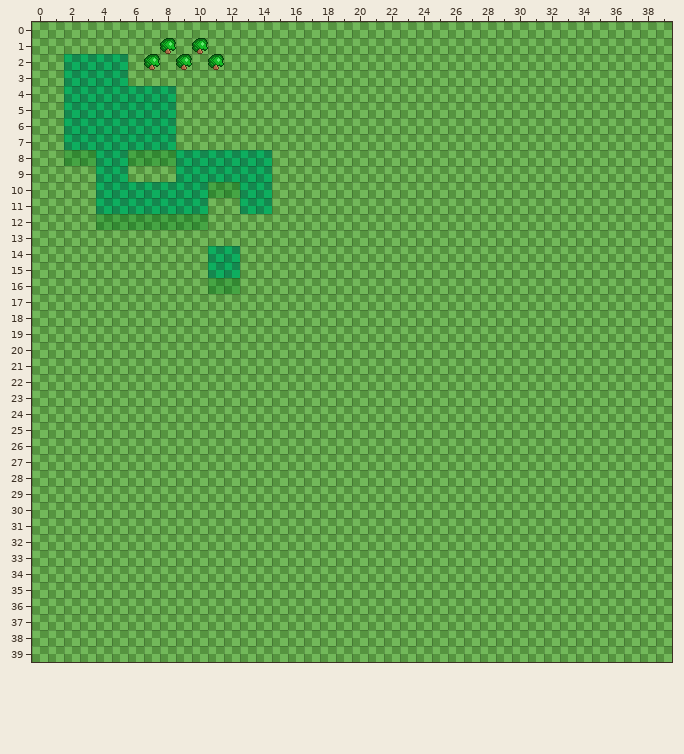
One commit to this Tiled map: cmake-build-debug/assets/tilemaps/field_00.tmx. The picture above was drawn from the file before the commit.
Cells are 16x16 px. Shown: x 0..39, y 0..39. Tiles whose own drawing changed are shown in their newer look in all pictures.
The same view after the edit:
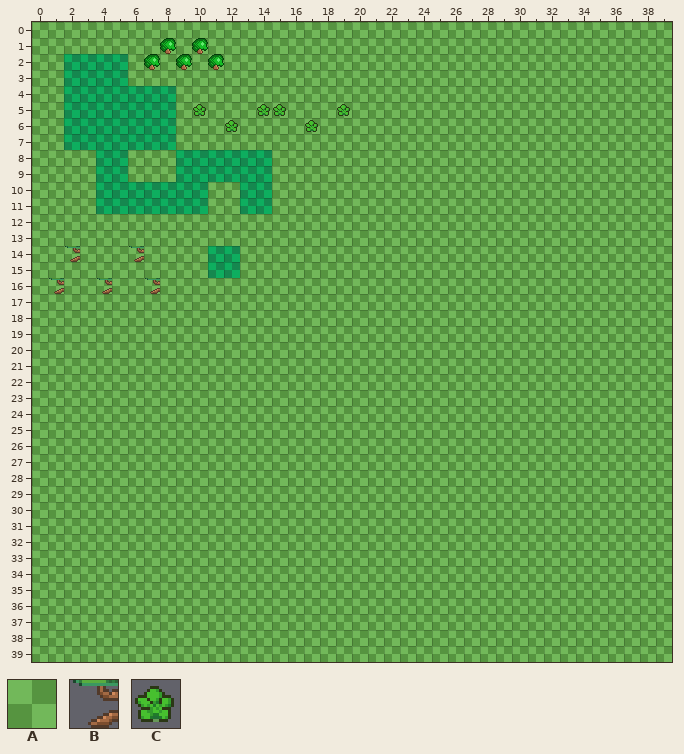
Key: from "normal_tileset": A 18, B 66, C 117.
_ is an empty cell.
Changes in this commit:
Changed rows in their new state; . is an unchanged cell.
Layer "タイルレイヤー1":
first column x 2:
 8 AA..AAA....
10 .........AA
12 ..AAAAAAA..
first column x 11:
16 AA
Layer "タイルレイヤー3":
first column x 10:
 5 C...CC...C
 6 ..C....C..
first column x 1:
14 .B...B.
16 B..B..B
